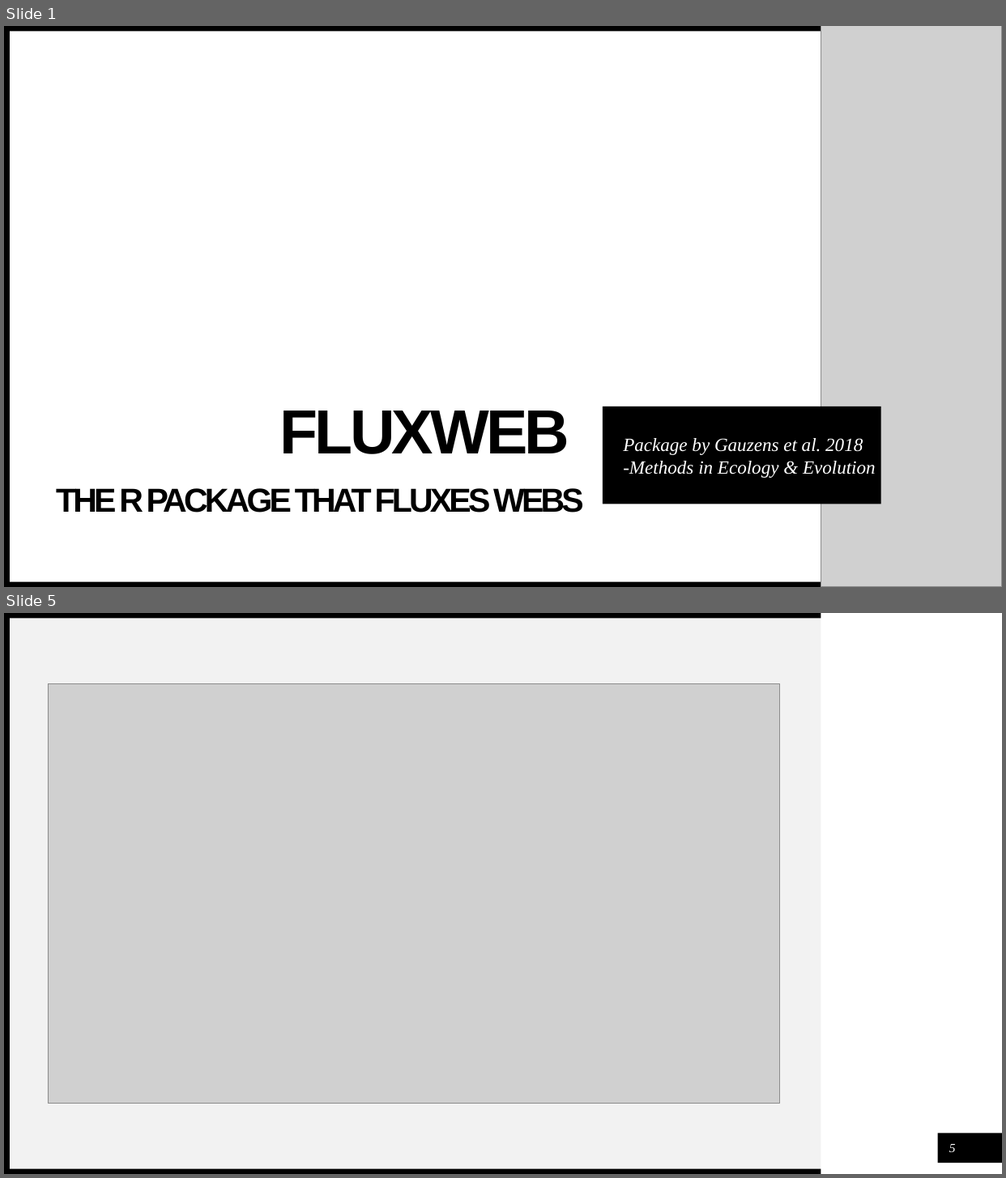
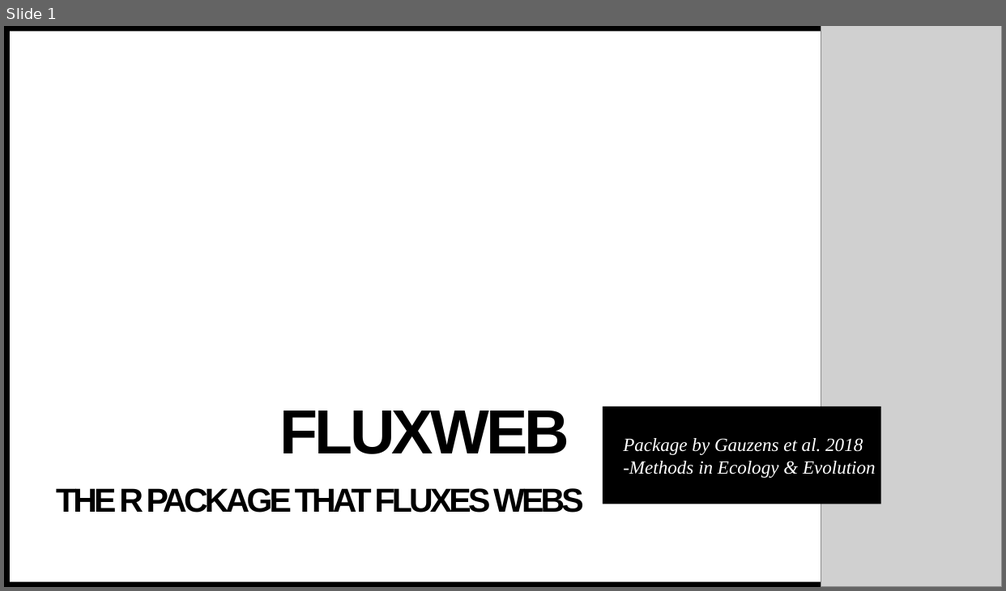
Before and after one commit to ISU-LunchinatoRs/Fluxweb, a slide deck: FLUXWEB.pptx. Shown one above the other, each under a label of ours: slides 1 and 5 before the commit, slide 1 after it; the slides between them are not shown. The pictures are 1006x1178 and 1006x591 pixels, drawn with LibreOffice and Linux fonts; fonts in the diff are those of the drawing; grey boxes stand for pictures. Boxes give left, top, right and bottom in pixels: in the first picture for what was removed or moved away, otherwise in the second. Text is boxed around its words. In the diff, an @@ line names an element or a change of style, - is before the commit and + after.

```diff
--- a/FLUXWEB.pptx
+++ b/FLUXWEB.pptx
@@ slide 5 removed at (x1=4, y1=613, x2=1002, y2=1174), background #FFFFFF; not listed: 3 template elements that a slide beside it also shows @@
@@ rectangle removed at (x1=10, y1=618, x2=821, y2=1169) @@
@@ picture removed at (x1=49, y1=683, x2=780, y2=1103) @@
@@ rectangle removed at (x1=938, y1=1133, x2=1002, y2=1163) @@
@@ page number removed at (x1=949, y1=1144, x2=956, y2=1152) @@
-5
```
Also in this commit, not shown: 2 slides changed, 3 slides added, 1 other slide removed.
